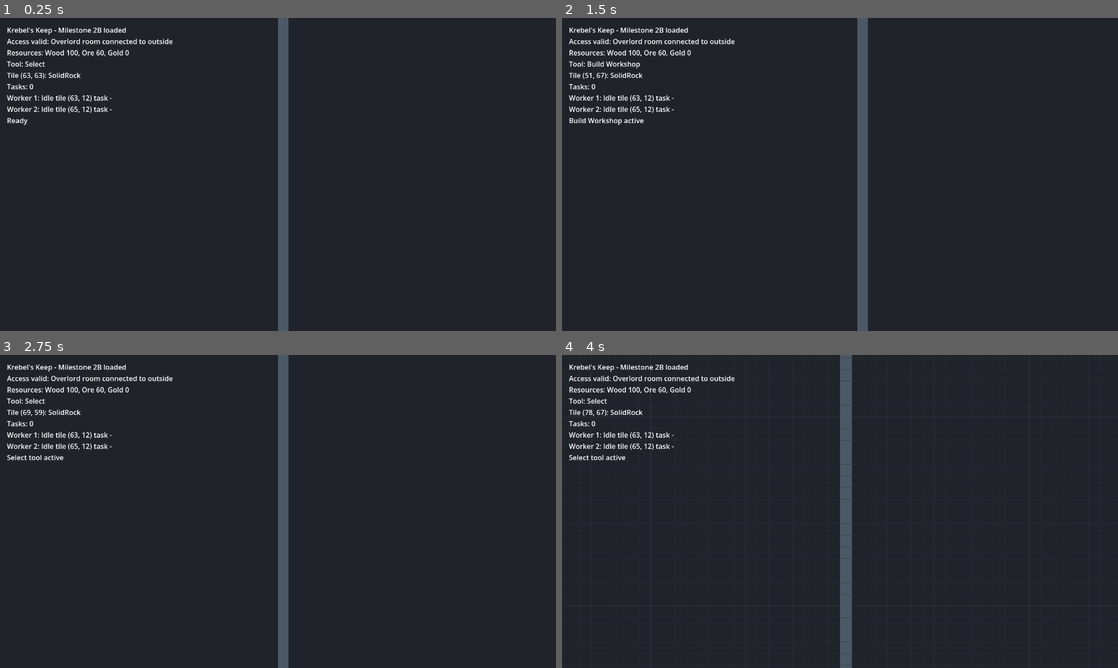
Above: before the commit, frames 1-4 (two rows, left to right).
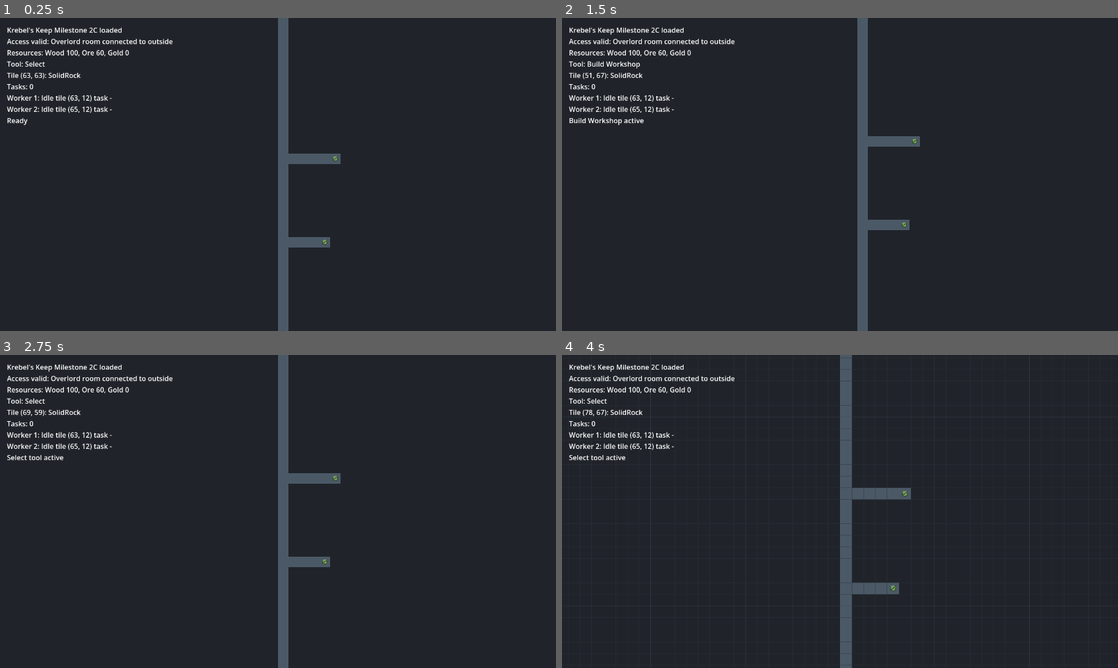
Above: after the commit, the same moments.

Repository: Servovicis/KrebelsKeep
Game: Godot game, scene res://scenes/main/Main.tscn
Same seed, same stepped clock (60 frames per second), same inputs: the game is played once before the commit and once after it.
Inputs (mouse positions are in pixels of both pictures, inside the frame that each line leads up to):
- Up to frame 1 (0.25 s): no input
- Up to frame 2 (1.5 s): tap Enter at 0.5 s; move the mouse to (962, 158) at 0.52 s; tap S (camera_down) at 0.6 s; tap H (tool_build_workshop) at 0.77 s; tap Space at 1.25 s; move the mouse to (728, 190) at 1.27 s; tap A (camera_left) at 1.35 s
- Up to frame 3 (2.75 s): tap H (tool_build_workshop) at 1.52 s; tap Enter at 2 s; move the mouse to (333, 442) at 2.02 s; tap D (camera_right) at 2.1 s
- Up to frame 4 (4 s): tap Space at 2.75 s; move the mouse to (812, 574) at 2.77 s; tap W (camera_up) at 2.85 s; tap H (tool_build_workshop) at 3.02, 3.77 s; tap Enter at 3.5 s; move the mouse to (1006, 558) at 3.52 s; hold Mouse wheel up (camera_zoom_in) from 3.53 s (still down)

The runs differ from the first frame. In frame 1, 0.7% of the frame differs, in the area x 9-62%, y 3-74%; in frame 2, 0.7%; in frame 3, 0.7%; in frame 4, 0.8%, in the area x 9-63%, y 3-77%.

Commit message:
feat: add resource node placement rules

Diff:
--- a/scripts/core/dungeon_map.gd
+++ b/scripts/core/dungeon_map.gd
@@ -8,6 +8,12 @@
 	ENTRANCE,
 }
 
+enum ResourceNodeType {
+	NONE,
+	ORE,
+	ROOT,
+}
+
 const WIDTH := 128
 const HEIGHT := 128
 const ENTRANCE_TILE := Vector2i(64, 127)
@@ -15,6 +21,7 @@
 
 var size := Vector2i(WIDTH, HEIGHT)
 var tiles: Array[int] = []
+var resource_nodes: Array[int] = []
 var entrance_tiles: Array[Vector2i] = []
 var overlord_room: Rect2i = OVERLORD_ROOM
 
@@ -31,6 +38,26 @@
 		return
 
 	tiles[_tile_index(position)] = tile_type
+	if tile_type != TileType.FLOOR:
+		set_resource_node(position, ResourceNodeType.NONE)
+
+
+func get_resource_node(position: Vector2i) -> int:
+	if not is_in_bounds(position):
+		return ResourceNodeType.NONE
+
+	return resource_nodes[_tile_index(position)]
+
+
+func set_resource_node(position: Vector2i, resource_node_type: ResourceNodeType) -> void:
+	if not is_in_bounds(position):
+		return
+
+	resource_nodes[_tile_index(position)] = resource_node_type
+
+
+func has_resource_node(position: Vector2i, resource_node_type: ResourceNodeType) -> bool:
+	return get_resource_node(position) == resource_node_type
 
 
 func is_in_bounds(position: Vector2i) -> bool:
@@ -47,11 +74,12 @@
 	if is_overlord_room(position):
 		return "OverlordRoom"
 
+	var node_name := get_resource_node_display_name(position)
 	match get_tile(position):
 		TileType.SOLID_ROCK:
 			return "SolidRock"
 		TileType.FLOOR:
-			return "Floor"
+			return "Floor" if node_name == "" else "Floor, %s" % node_name
 		TileType.BOUNDARY_WALL:
 			return "BoundaryWall"
 		TileType.ENTRANCE:
@@ -60,9 +88,21 @@
 			return "Unknown"
 
 
+func get_resource_node_display_name(position: Vector2i) -> String:
+	match get_resource_node(position):
+		ResourceNodeType.ORE:
+			return "OreNode"
+		ResourceNodeType.ROOT:
+			return "RootNode"
+		_:
+			return ""
+
+
 func initialize_fixed_mvp() -> void:
 	tiles.resize(size.x * size.y)
 	tiles.fill(TileType.SOLID_ROCK)
+	resource_nodes.resize(size.x * size.y)
+	resource_nodes.fill(ResourceNodeType.NONE)
 	entrance_tiles.clear()
 
 	for x in range(size.x):
@@ -78,6 +118,7 @@
 
 	_carve_rect(overlord_room)
 	_carve_cardinal_path(ENTRANCE_TILE, Vector2i(overlord_room.position.x + 2, overlord_room.position.y + overlord_room.size.y - 1))
+	_place_fixed_resource_nodes()
 
 
 func _carve_rect(rect: Rect2i) -> void:
@@ -99,5 +140,17 @@
 		set_tile(current, TileType.FLOOR)
 
 
+func _place_fixed_resource_nodes() -> void:
+	_carve_cardinal_path(Vector2i(64, 92), Vector2i(60, 92))
+	_carve_cardinal_path(Vector2i(64, 84), Vector2i(59, 84))
+	_carve_cardinal_path(Vector2i(64, 70), Vector2i(68, 70))
+	_carve_cardinal_path(Vector2i(64, 62), Vector2i(69, 62))
+
+	set_resource_node(Vector2i(60, 92), ResourceNodeType.ORE)
+	set_resource_node(Vector2i(59, 84), ResourceNodeType.ORE)
+	set_resource_node(Vector2i(68, 70), ResourceNodeType.ROOT)
+	set_resource_node(Vector2i(69, 62), ResourceNodeType.ROOT)
+
+
 func _tile_index(position: Vector2i) -> int:
 	return position.y * size.x + position.x
--- a/scripts/core/main.gd
+++ b/scripts/core/main.gd
@@ -19,6 +19,8 @@
 const COLOR_BOUNDARY_WALL := Color("11151a")
 const COLOR_ENTRANCE := Color("c58b3d")
 const COLOR_OVERLORD_ROOM := Color("795d9a")
+const COLOR_ORE_NODE := Color("b9c3cf")
+const COLOR_ROOT_NODE := Color("7aa15f")
 const COLOR_GRID_MAJOR := Color("3b4652")
 const COLOR_GRID_MINOR := Color("2b333c")
 const COLOR_DIG_TASK := Color("d6b24a", 0.55)
@@ -74,7 +76,7 @@
 	access_valid = access_validator.is_overlord_room_connected(dungeon)
 	var access_message := "Access valid: Overlord room connected to outside" if access_valid else "Access invalid: Overlord room disconnected"
 
-	print("Krebel's Keep Milestone 2B loaded")
+	print("Krebel's Keep Milestone 2C loaded")
 	print(access_message)
 	_spawn_workers()
 	_update_debug_label()
@@ -157,6 +159,7 @@
 			var tile_position := Vector2i(x, y)
 			var tile_rect := Rect2(Vector2(tile_position * TILE_SIZE), Vector2(TILE_SIZE, TILE_SIZE))
 			draw_rect(tile_rect, _get_tile_color(tile_position), true)
+			_draw_resource_node(tile_position, tile_rect)
 
 	for x in range(dungeon.size.x + 1):
 		var x_pos := x * TILE_SIZE
@@ -194,6 +197,26 @@
 		var worker_color := _get_worker_color(worker.state)
 		draw_circle(worker.world_position, TILE_SIZE * 0.28, worker_color)
 		draw_circle(worker.world_position, TILE_SIZE * 0.28, Color("0b0f14"), false, 2.0)
+
+
+func _draw_resource_node(tile_position: Vector2i, tile_rect: Rect2) -> void:
+	match dungeon.get_resource_node(tile_position):
+		DungeonMapScript.ResourceNodeType.ORE:
+			var center := tile_rect.get_center()
+			var points := PackedVector2Array([
+				center + Vector2(0, -10),
+				center + Vector2(9, -3),
+				center + Vector2(7, 8),
+				center + Vector2(-8, 8),
+				center + Vector2(-10, -2),
+			])
+			draw_colored_polygon(points, COLOR_ORE_NODE)
+			draw_polyline(PackedVector2Array([points[0], points[1], points[2], points[3], points[4], points[0]]), Color("1a1d22"), 2.0)
+		DungeonMapScript.ResourceNodeType.ROOT:
+			var center := tile_rect.get_center()
+			draw_circle(center, TILE_SIZE * 0.24, COLOR_ROOT_NODE)
+			draw_arc(center, TILE_SIZE * 0.22, -PI * 0.1, PI * 1.15, 12, Color("2f482b"), 2.0)
+			draw_line(center + Vector2(-8, 6), center + Vector2(8, -7), Color("2f482b"), 2.0)
 
 
 func _zoom_camera(amount: float) -> void:
@@ -242,7 +265,7 @@
 			worker_task_text,
 		])
 
-	debug_label.text = "Krebel's Keep - Milestone 2B loaded\n%s\nResources: %s\nTool: %s\n%s\nTasks: %s\n%s\n%s" % [
+	debug_label.text = "Krebel's Keep Milestone 2C loaded\n%s\nResources: %s\nTool: %s\n%s\nTasks: %s\n%s\n%s" % [
 		access_message,
 		resource_manager.get_debug_text(),
 		_get_tool_name(active_tool),
@@ -522,6 +545,10 @@
 		return "Invalid build: tile already has a construction task"
 	if _has_building_at(tile_position):
 		return "Invalid build: tile already has a building"
+	if definition.building_type == BuildingDefinitionScript.BuildingType.MINE_PLACEHOLDER and not dungeon.has_resource_node(tile_position, DungeonMapScript.ResourceNodeType.ORE):
+		return "Invalid placement: Mine requires Ore node"
+	if definition.building_type == BuildingDefinitionScript.BuildingType.LUMBERYARD_PLACEHOLDER and not dungeon.has_resource_node(tile_position, DungeonMapScript.ResourceNodeType.ROOT):
+		return "Invalid placement: Lumberyard requires Root/Timber node"
 	if not _would_preserve_outside_access(tile_position):
 		return "Invalid placement: would block outside access"
 	if not resource_manager.can_afford(definition.cost):
